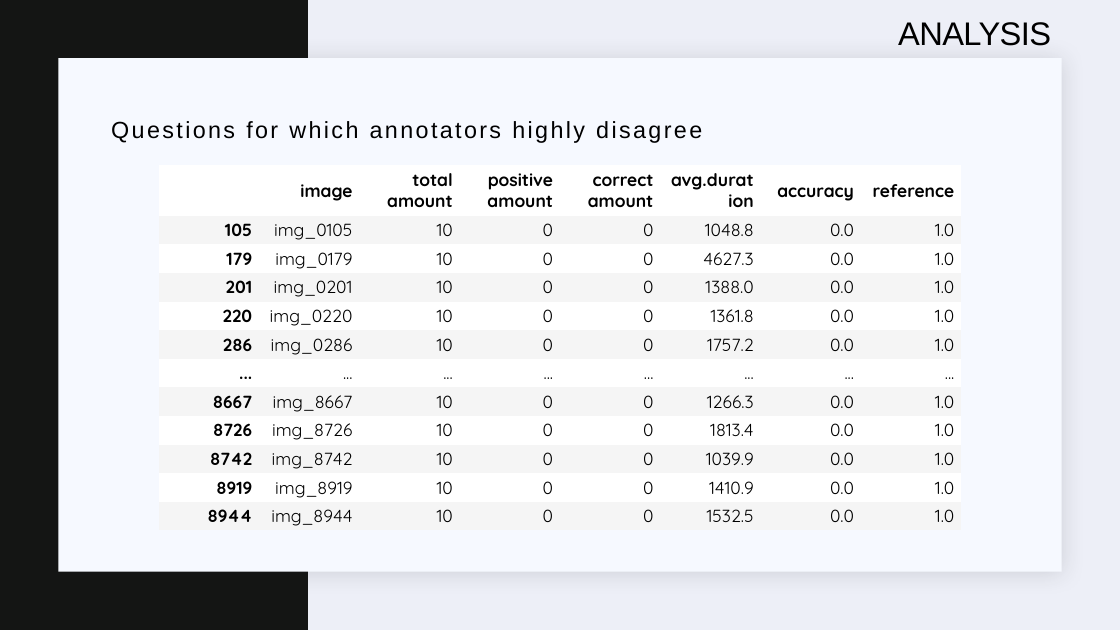
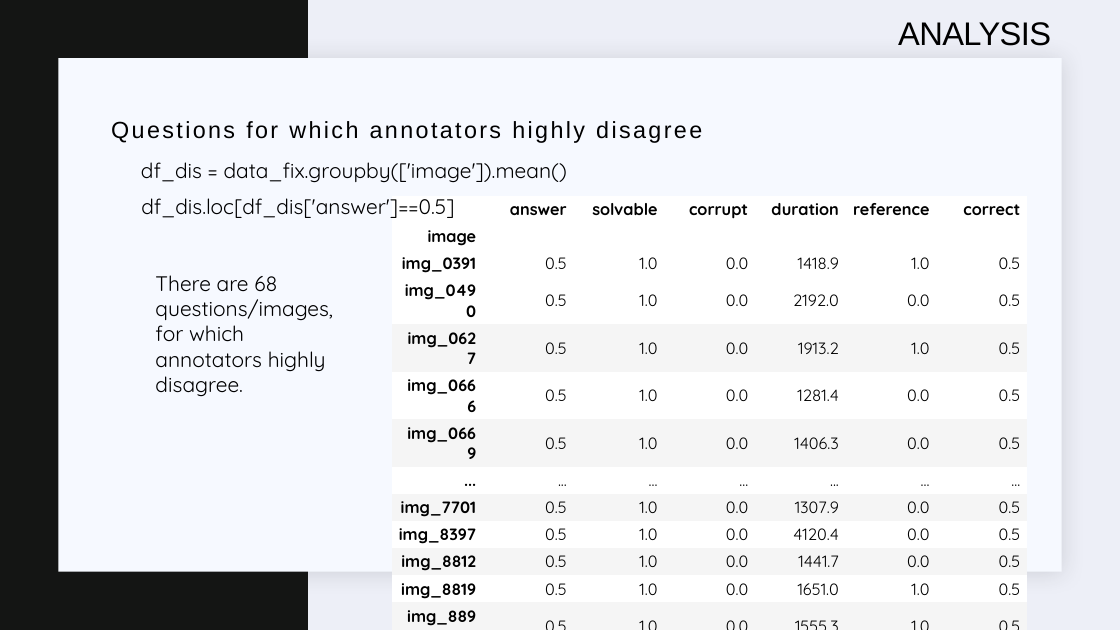
Before and after one commit to msm216/bicycle-annotator, a slide deck: slide 8 of presentation.pptx. Drawn at 1120x630 pixels with LibreOffice and Linux fonts; fonts in the diff are those of the drawing. Boxes give left, top, right and bottom in pixels: in the first picture for what was removed or moved away, otherwise in the second. Text is boxed around its words. In the diff, an @@ line names an element or a change of style, - is before the commit and + after.

```diff
--- a/presentation.pptx
+++ b/presentation.pptx
@@ text added at box(141, 162, 567, 183), 18 pt, text #000000 @@
+df_dis = data_fix.groupby(['image']).mean()
@@ table removed at box(159, 166, 959, 530), 12 rows, 8 columns @@
- | image | total amount | positive amount | correct amount | avg.duration | accuracy | reference
-105 | img_0105 | 10 | 0 | 0 | 1048.8 | 0.0 | 1.0
-179 | img_0179 | 10 | 0 | 0 | 4627.3 | 0.0 | 1.0
-201 | img_0201 | 10 | 0 | 0 | 1388.0 | 0.0 | 1.0
-220 | img_0220 | 10 | 0 | 0 | 1361.8 | 0.0 | 1.0
-286 | img_0286 | 10 | 0 | 0 | 1757.2 | 0.0 | 1.0
-... | ... | ... | ... | ... | ... | ... | ...
-8667 | img_8667 | 10 | 0 | 0 | 1266.3 | 0.0 | 1.0
-8726 | img_8726 | 10 | 0 | 0 | 1813.4 | 0.0 | 1.0
-8742 | img_8742 | 10 | 0 | 0 | 1039.9 | 0.0 | 1.0
-8919 | img_8919 | 10 | 0 | 0 | 1410.9 | 0.0 | 1.0
-8944 | img_8944 | 10 | 0 | 0 | 1532.5 | 0.0 | 1.0
@@ text added at box(141, 198, 454, 218), 18 pt, text #000000 @@
+df_dis.loc[df_dis['answer']==0.5]
@@ table added at box(392, 196, 1028, 630), 13 rows, 7 columns @@
+ | answer | solvable | corrupt | duration | reference | correct
+image |  |  |  |  |  | 
+img_0391 | 0.5 | 1.0 | 0.0 | 1418.9 | 1.0 | 0.5
+img_0490 | 0.5 | 1.0 | 0.0 | 2192.0 | 0.0 | 0.5
+img_0627 | 0.5 | 1.0 | 0.0 | 1913.2 | 1.0 | 0.5
+img_0666 | 0.5 | 1.0 | 0.0 | 1281.4 | 0.0 | 0.5
+img_0669 | 0.5 | 1.0 | 0.0 | 1406.3 | 0.0 | 0.5
+... | ... | ... | ... | ... | ... | ...
+img_7701 | 0.5 | 1.0 | 0.0 | 1307.9 | 0.0 | 0.5
+img_8397 | 0.5 | 1.0 | 0.0 | 4120.4 | 0.0 | 0.5
+img_8812 | 0.5 | 1.0 | 0.0 | 1441.7 | 0.0 | 0.5
+img_8819 | 0.5 | 1.0 | 0.0 | 1651.0 | 1.0 | 0.5
+img_8894 | 0.5 | 1.0 | 0.0 | 1555.3 | 1.0 | 0.5
@@ text added at box(155, 275, 333, 397), 18 pt, text #000000 @@
+There are 68 questions/images, for which annotators highly disagree.
```
Also in this commit, not shown: 6 other slides changed, 1 slide added, 2 slides removed, 2 other files.
